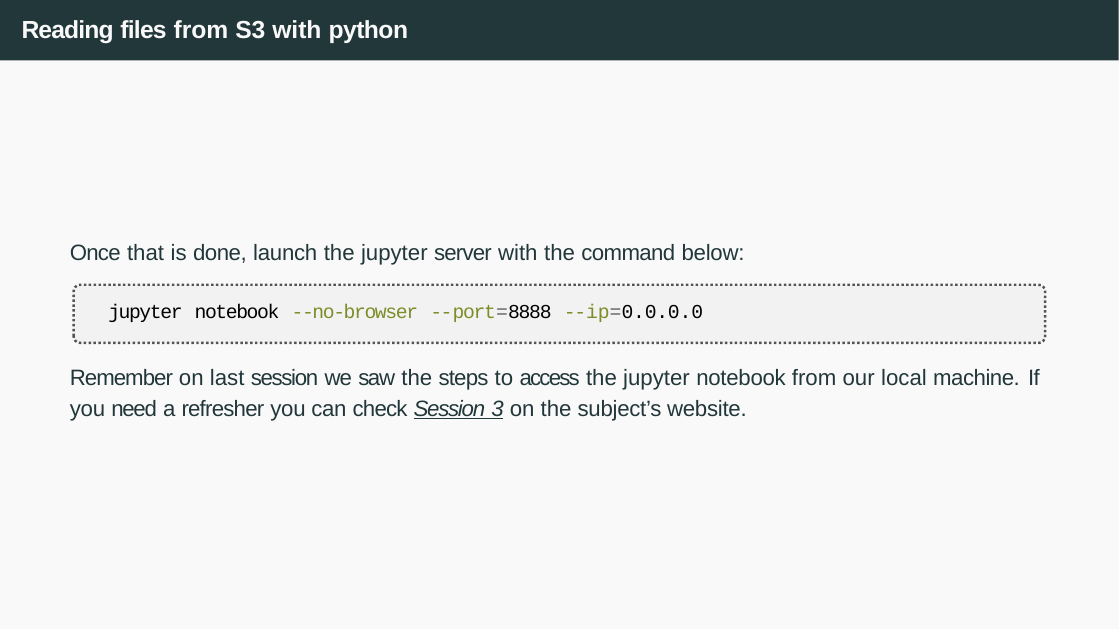
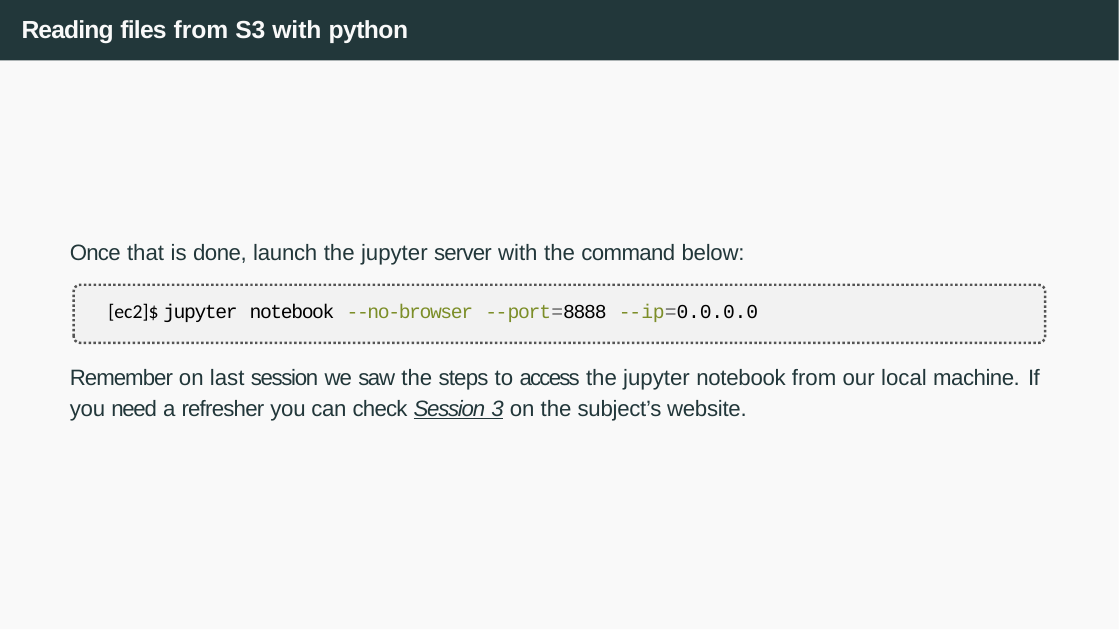
Before and after one commit to joanpaucm/HPDCB, a slide deck: slide 41 of src/slides/Session 4 - AWS S3-2026.pptx. Drawn at 1120x630 pixels with LibreOffice and Linux fonts; fonts in the diff are those of the drawing. Boxes give left, top, right and bottom in pixels: in the first picture for what was removed or moved away, otherwise in the second. Text is boxed around its words. In the diff, an @@ line names an element or a change of style, - is before the commit and + after.

Commit message:
bodebo

```diff
--- a/src/slides/Session 4 - AWS S3-2026.pptx
+++ b/src/slides/Session 4 - AWS S3-2026.pptx
@@ text at [108, 303, 758, 322]: text changed @@
-jupyter notebook --no-browser --port=8888 --ip=0.0.0.0
+[ec2]$ jupyter notebook --no-browser --port=8888 --ip=0.0.0.0
```
